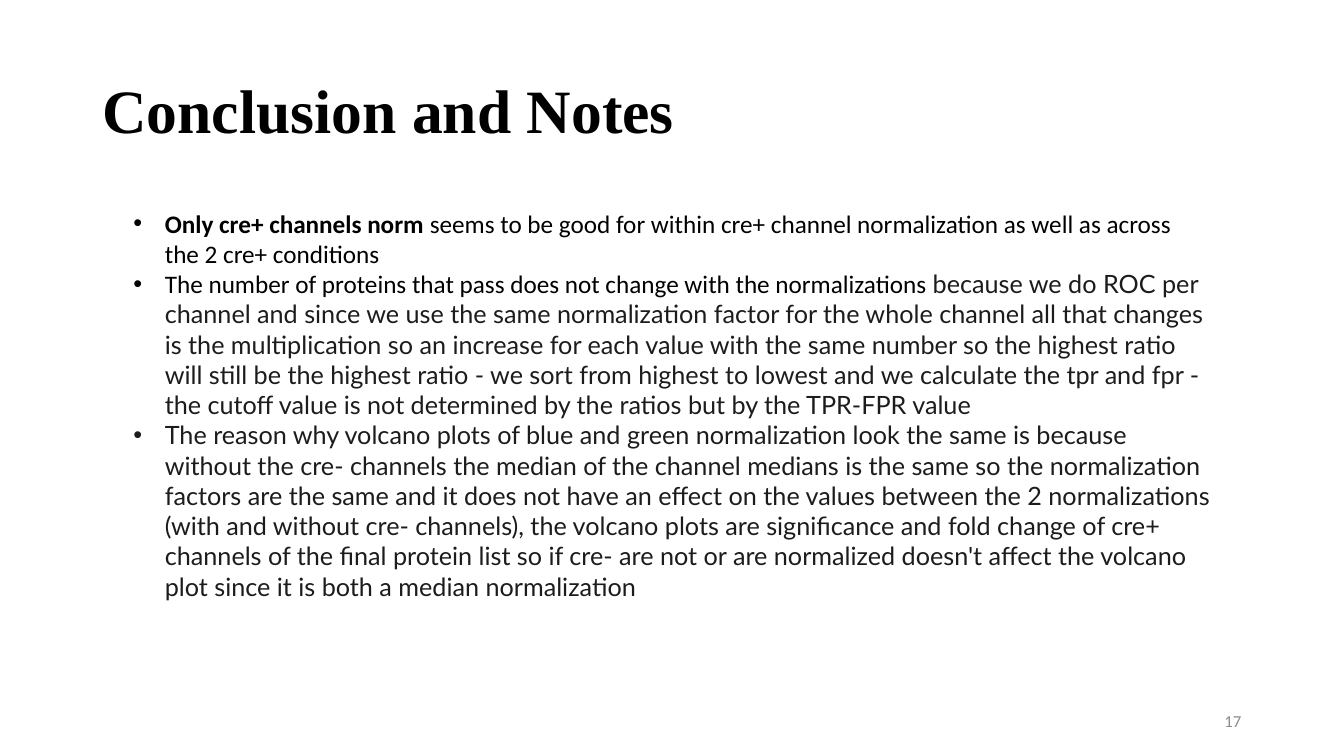
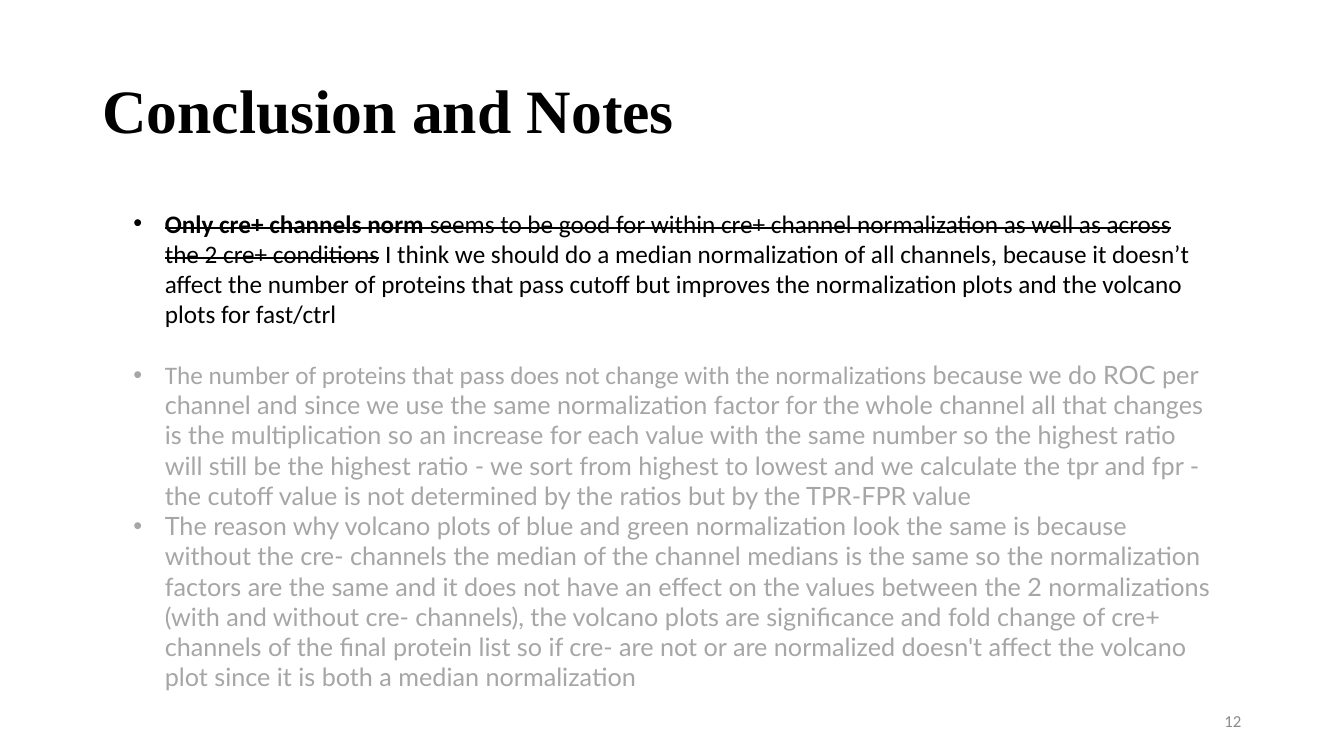
Before and after one commit to vinogradova-lab/cell-type-specific-proximity-labeling, a slide deck: slide 13 of docs/update_041223.pptx (slide 18 before the commit). Drawn at 1344x756 pixels with LibreOffice and Linux fonts; fonts in the diff are those of the drawing. Boxes give left, top, right and bottom in pixels: in the first picture for what was removed or moved away, otherwise in the second. Text is boxed around its words. In the diff, an @@ line names an element or a change of style, - is before the commit and + after.

Commit message:
updates presentation

```diff
--- a/docs/update_041223.pptx
+++ b/docs/update_041223.pptx
@@ text at (165, 215, 1189, 327): text changed @@
-• Only cre+ channels norm seems to be good for within cre+ channel normalization as well as across the 2 cre+ conditions
+• Only cre+ channels norm seems to be good for within cre+ channel normalization as well as across the 2 cre+ conditions I think we should do a median normalization of all channels, because it doesn’t affect the number of proteins that pass cutoff but improves the normalization plots and the volcano plots for fast/ctrl
@@ text at (165, 365, 1209, 690): text colour #000000 to #A6A6A6 in "The number of proteins that pass does ..."; text colour #1D1C1D to #A6A6A6 in "because we do ROC per channel and ...", "The reason why volcano plots of blue ..." @@
@@ page number at (1224, 716, 1241, 727): text changed @@
-17
+12
```
Also in this commit, not shown: 17 other slides changed, 5 slides added.
